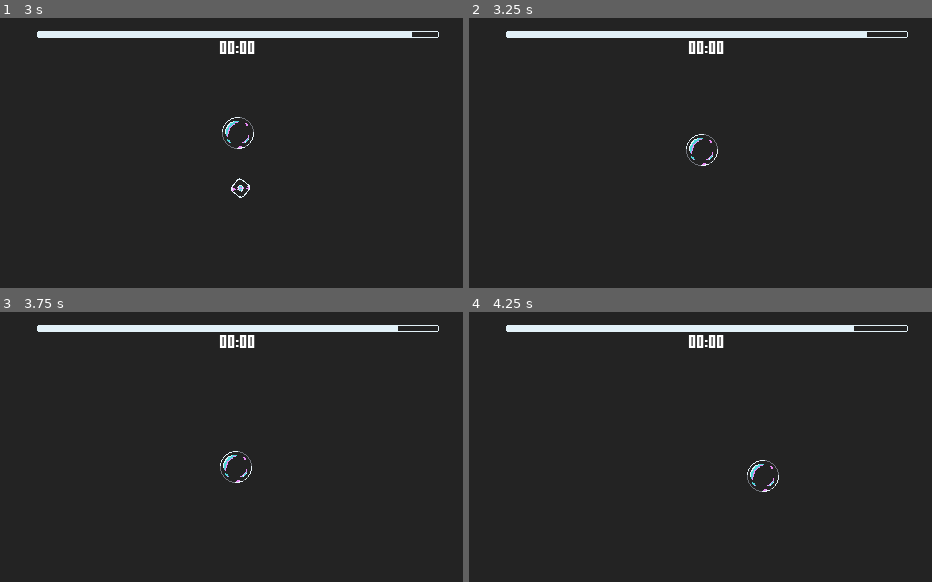
Above: before the commit, frames 1-4 (two rows, left to right).
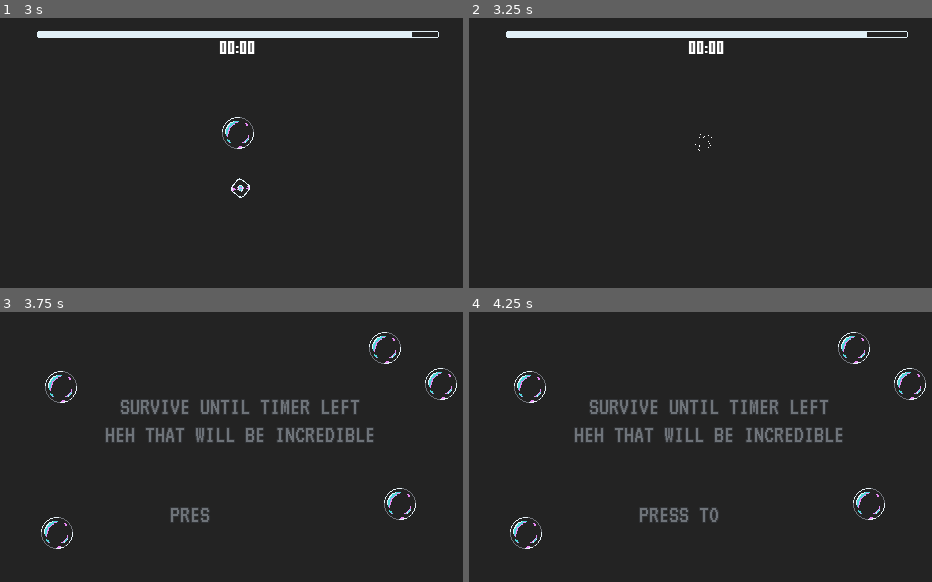
Above: after the commit, the same moments.

Repository: deadbit-dev/juice-jam
Game: Godot game, scene res://Game.tscn
Same seed, same stepped clock (60 frames per second), same inputs: the game is played once before the commit and once after it.
Inputs (mouse positions are in pixels of both pictures, inside the frame that each line leads up to):
- Up to frame 1 (3 s): tap Enter at 0.5 s; click (240, 153) at 0.67 s; move the mouse to (143, 166) at 1.27 s; click (143, 166) at 1.42 s; move the mouse to (287, 93) at 2.02 s; click (287, 93) at 2.17 s; move the mouse to (217, 207) at 2.77 s; click (217, 207) at 2.92 s
- Up to frame 2 (3.25 s): no input
- Up to frame 3 (3.75 s): move the mouse to (384, 487) at 3.52 s; click (384, 487) at 3.67 s
- Up to frame 4 (4.25 s): no input

Frame 1 is identical in both runs. In frame 2, 0.2% of the frame differs, in the area x 46-54%, y 42-55%; in frame 3, 5.5%; in frame 4, 5.6%, in the area x 7-99%, y 4-88%.
Error before the commit: Attempt to call function 'play' in base 'null instance' on a null instance. (res://scripts/Hero.gd:27)

Commit message:
reanimation hero

Diff:
--- a/game/Scripts/Hero.gd
+++ b/game/Scripts/Hero.gd
@@ -1,12 +1,13 @@
 extends KinematicBody2D
 
-signal die
+signal died
 export (int) var stop_dist = 15
 export (int) var min_move_speed = 10
 export (int) var max_move_speed = 100
 export (Vector2) var purpose
 
-onready var _animation_player = $AnimationPlayer
+onready var animation = $Animation
+onready var burst = $Burst
 
 
 func _physics_process(delta):
@@ -24,5 +25,13 @@
 
 
 func die():
-	_animation_player.play("die")
-	emit_signal("die")
+	animation.play("die")
+
+
+func died():
+	emit_signal("died")
+	queue_free()
+
+
+func burst_effect():
+	burst.emitting = true
Empty file added: game/scripts/Burst.gd
